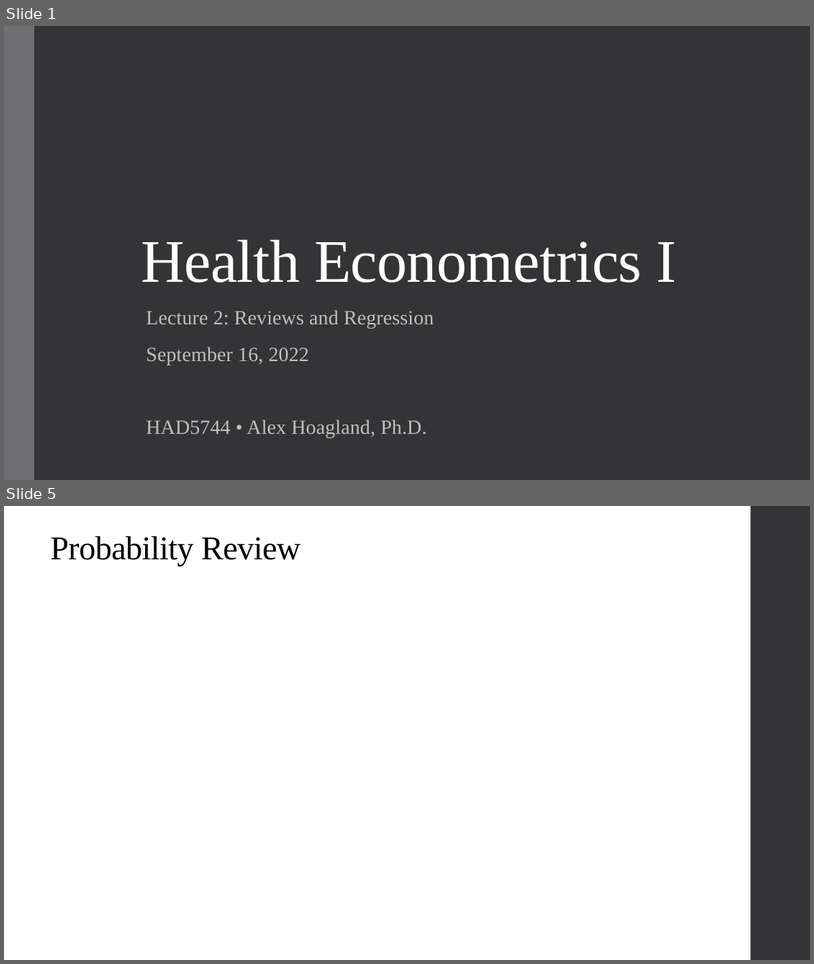
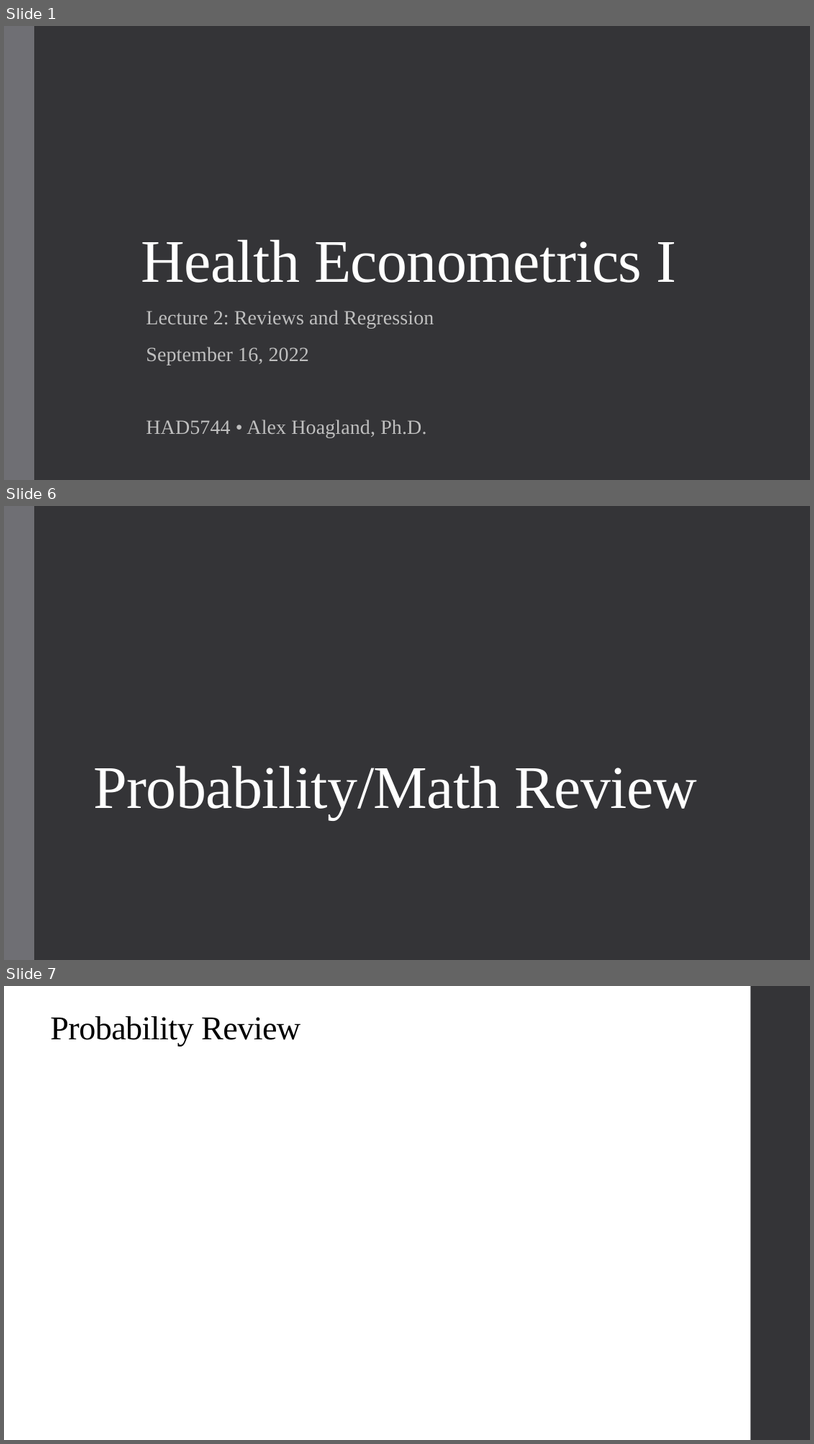
Before and after one commit to qiufei/fork-HAD5744, a slide deck: Lecture02_UnivariateOLS/Lecture2_OLS_2022F.pptx. Shown one above the other, each under a label of ours: slides 1 and 5 before the commit, slides 1, 6 and 7 after it; the slides between them are not shown. The pictures are 814x964 and 814x1444 pixels, drawn with LibreOffice and Linux fonts; fonts in the diff are those of the drawing; grey boxes stand for pictures. Boxes give left, top, right and bottom in pixels: in the first picture for what was removed or moved away, otherwise in the second. Text is boxed around its words. In the diff, an @@ line names an element or a change of style, - is before the commit and + after.

```diff
--- a/Lecture02_UnivariateOLS/Lecture2_OLS_2022F.pptx
+++ b/Lecture02_UnivariateOLS/Lecture2_OLS_2022F.pptx
@@ slide 6 added at (4,506,810,960), background #353537; not listed: 1 template element that a slide beside it also shows @@
@@ title added at (93,765,697,819), 72 pt, text #FFFFFF @@
+Probability/Math Review
@@ what was slide 5 is now slide 7 @@
```
Also in this commit, not shown: 8 slides changed, 7 other slides added, 8 other files.
